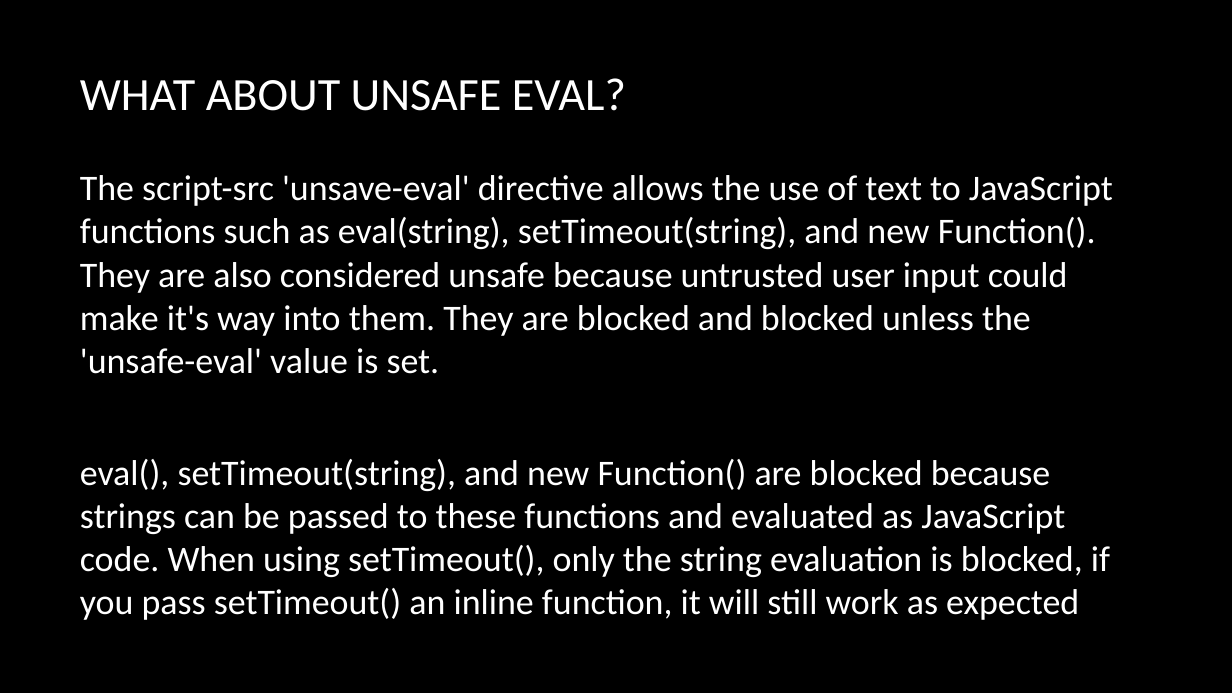
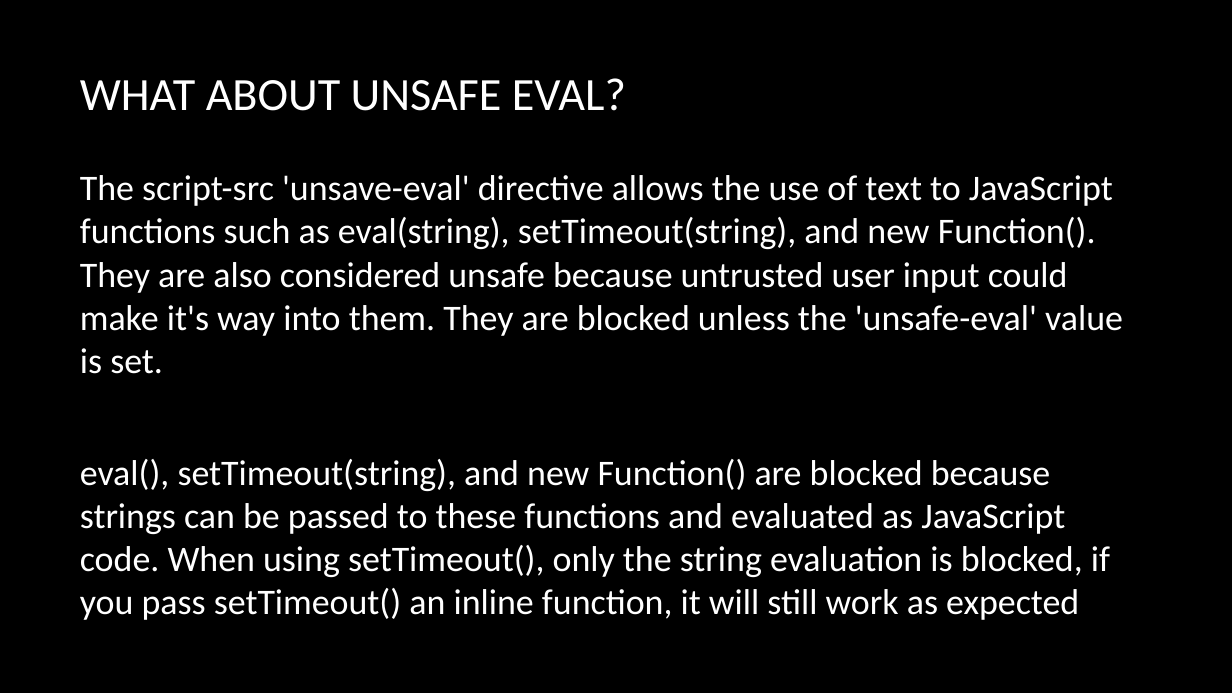
Before and after one commit to brycejech/Content-Security-Policy, a slide deck: slide 16 of powerpoint/content-security-policy.pptx. Drawn at 1232x693 pixels with LibreOffice and Linux fonts; fonts in the diff are those of the drawing; background and template pictures are left out. Boxes give left, top, right and bottom in pixels: in the first picture for what was removed or moved away, otherwise in the second. Text is boxed around its words. In the diff, an @@ line names an element or a change of style, - is before the commit and + after.

Commit message:
Update slides

```diff
--- a/powerpoint/content-security-policy.pptx
+++ b/powerpoint/content-security-policy.pptx
@@ text at (80, 175, 1123, 374): text changed @@
-The script-src 'unsave-eval' directive allows the use of text to JavaScript functions such as eval(string), setTimeout(string), and new Function(). They are also considered unsafe because untrusted user input could make it's way into them. They are blocked and blocked unless the 'unsafe-eval' value is set.
+The script-src 'unsave-eval' directive allows the use of text to JavaScript functions such as eval(string), setTimeout(string), and new Function(). They are also considered unsafe because untrusted user input could make it's way into them. They are blocked unless the 'unsafe-eval' value is set.
```
Also in this commit, not shown: 2 slides added.
